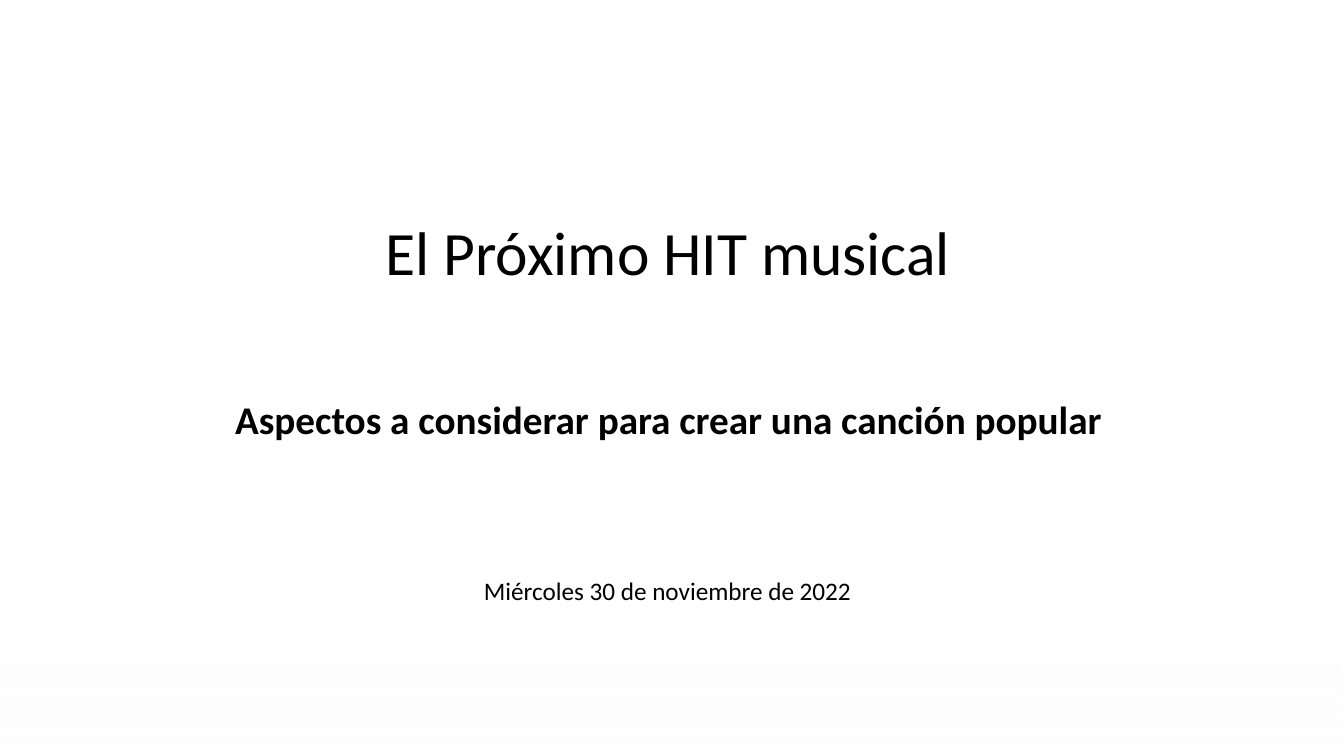
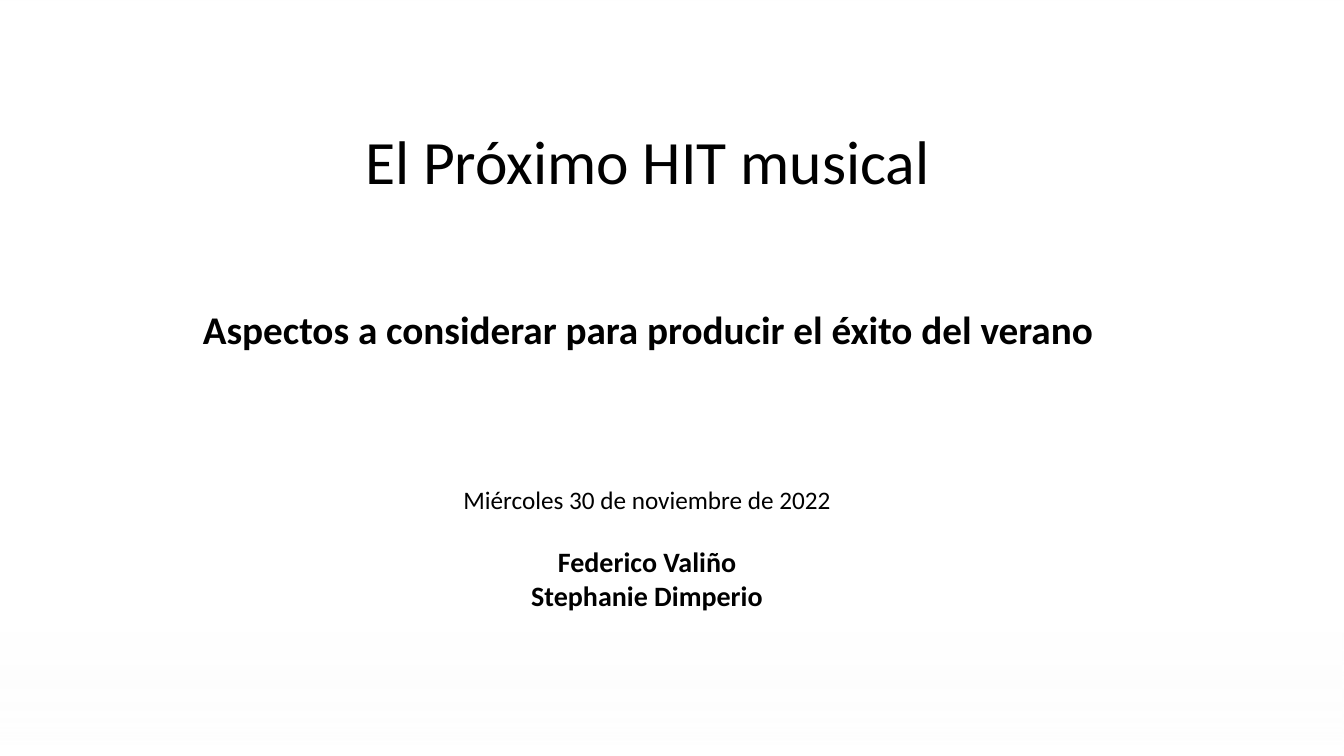
Before and after one commit to federicovalino/Summer_Song_BI, a slide deck: slide 1 of visualization/PresentaciónObligatorio.pptx. Drawn at 1344x756 pixels with LibreOffice and Linux fonts; fonts in the diff are those of the drawing; background and template pictures are left out. Boxes give left, top, right and bottom in pixels: in the first picture for what was removed or moved away, otherwise in the second. Text is boxed around its words. In the diff, an @@ line names an element or a change of style, - is before the commit and + after.

Commit message:
adding slides ppt

```diff
--- a/visualization/PresentaciónObligatorio.pptx
+++ b/visualization/PresentaciónObligatorio.pptx
@@ text "El Próximo HIT musical": place and size @@
-text "El Próximo HIT musical" at [385, 232, 950, 276]
+text "El Próximo HIT musical" at [365, 141, 930, 185]
@@ text at [203, 316, 1093, 350]: text changed @@
-Aspectos a considerar para crear una canción popular
+Aspectos a considerar para producir el éxito del verano
@@ text at [463, 491, 830, 611]: text changed; size 18 to 20 pt; bold on @@
-Miércoles 30 de noviembre de 2022
+Miércoles 30 de noviembre de 2022
+Federico Valiño
+Stephanie Dimperio
```
Also in this commit, not shown: 10 slides added, 17 slides removed.
